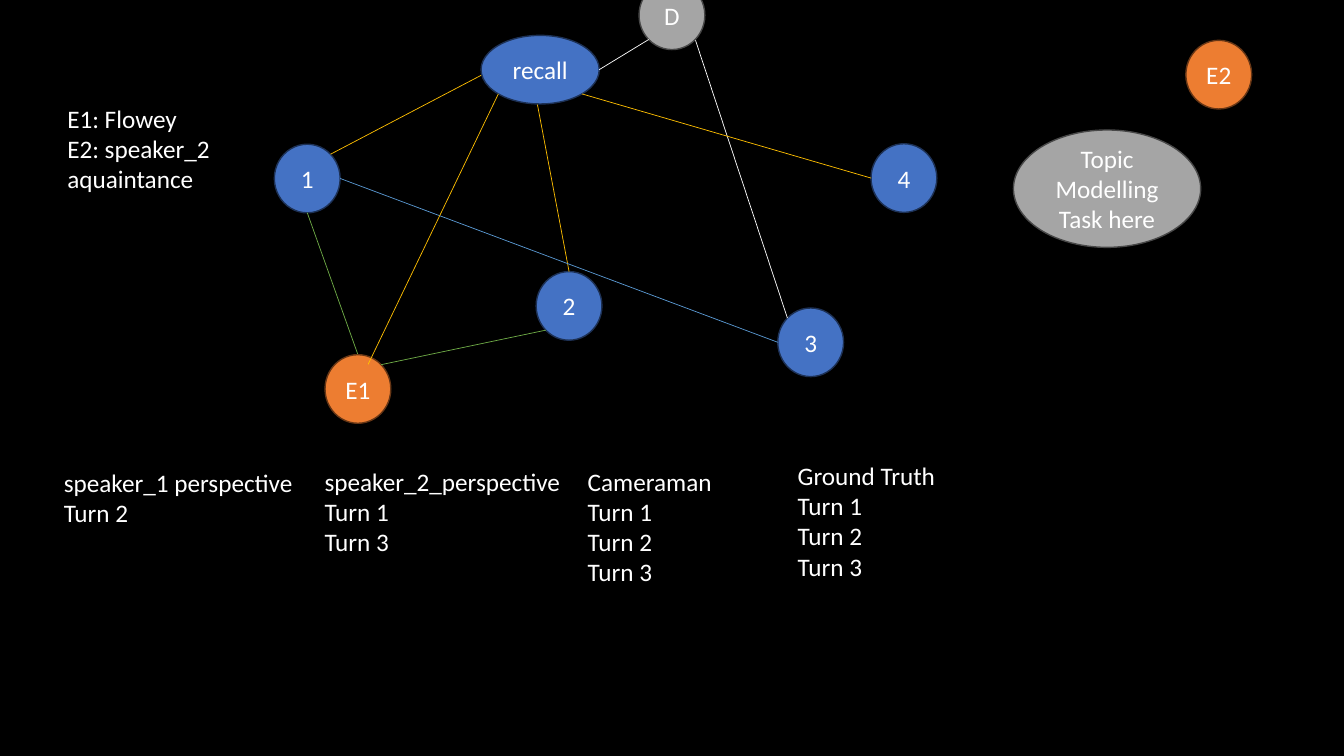
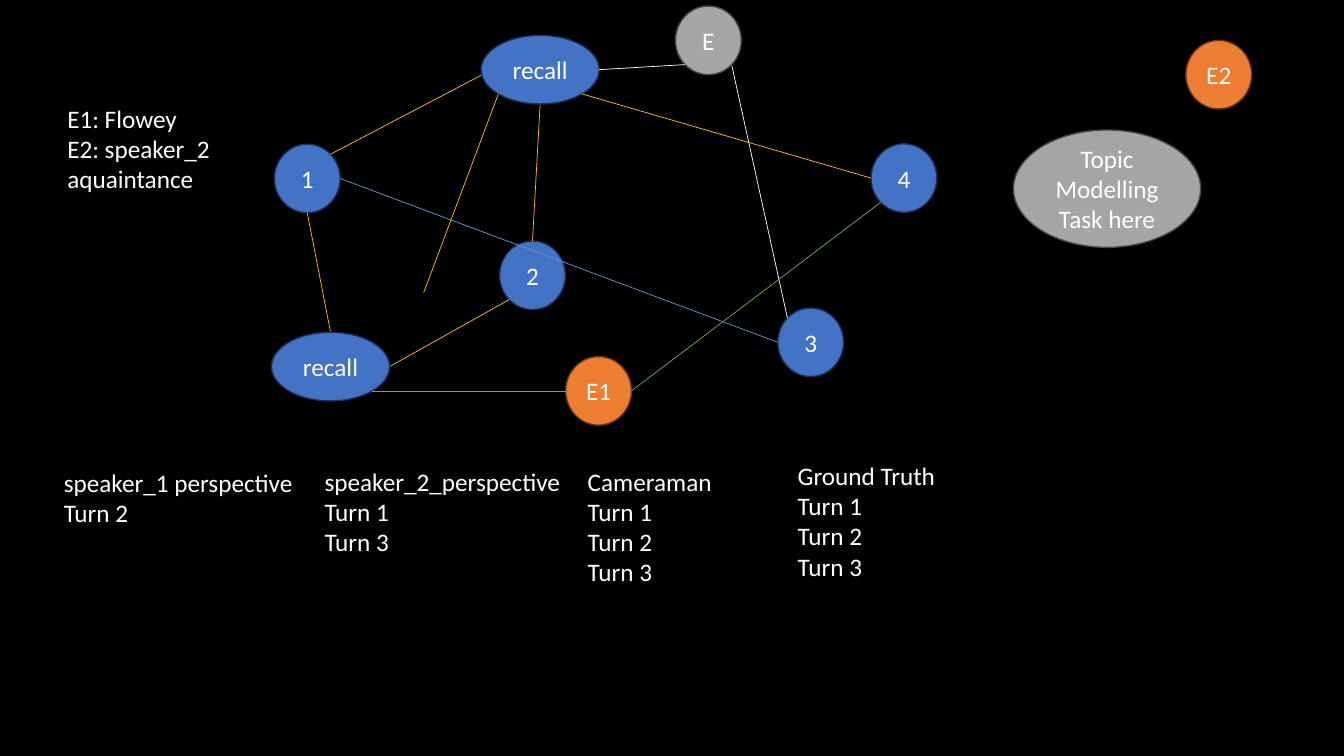
Before and after one commit to picokatx/TUCORE-GCN-Project, a slide deck: slide 5 of yippee.pptx. Drawn at 1344x756 pixels with LibreOffice and Linux fonts; fonts in the diff are those of the drawing. Boxes give left, top, right and bottom in pixels: in the first picture for what was removed or moved away, otherwise in the second. Text is boxed around its words. In the diff, an @@ line names an element or a change of style, - is before the commit and + after.

```diff
--- a/yippee.pptx
+++ b/yippee.pptx
@@ ellipse "E": place and size @@
-ellipse "E" at bbox=[639, 0, 705, 49]
+ellipse "E" at bbox=[676, 6, 741, 75]
@@ text in ellipse at bbox=[702, 34, 714, 50]: text changed @@
-D
+E
@@ line moved from (600, 70) - (649, 39) to (600, 70) - (686, 65) @@
@@ line moved from (787, 319) - (696, 39) to (787, 319) - (732, 65) @@
@@ line moved from (368, 365) - (498, 94) to (423, 292) - (498, 94) @@
@@ line moved from (570, 271) - (536, 98) to (532, 241) - (540, 104) @@
@@ line added from (881, 203) to (632, 391), #70AD47 0.5 pt @@
@@ line moved from (308, 213) - (358, 355) to (308, 213) - (331, 333) @@
@@ line (308, 213) - (331, 333): stroke #70AD47 0.5 pt to #FFC000 0.5 pt @@
@@ ellipse "2": place and size @@
-ellipse "2" at bbox=[536, 271, 602, 340]
+ellipse "2" at bbox=[500, 241, 566, 310]
@@ line moved from (546, 331) - (381, 365) to (509, 299) - (390, 367) @@
@@ line (509, 299) - (390, 367): stroke #70AD47 0.5 pt to #FFC000 0.5 pt @@
@@ ellipse added at bbox=[271, 333, 389, 401], fill #4472C4, outline #1E3256 1 pt, 18 pt, text #FFFFFF @@
+recall
@@ ellipse "E1": place and size @@
-ellipse "E1" at bbox=[325, 355, 390, 423]
+ellipse "E1" at bbox=[566, 357, 631, 425]
@@ line added from (566, 391) to (372, 391), #70AD47 0.5 pt @@
```
Also in this commit, not shown: 15 other files.
